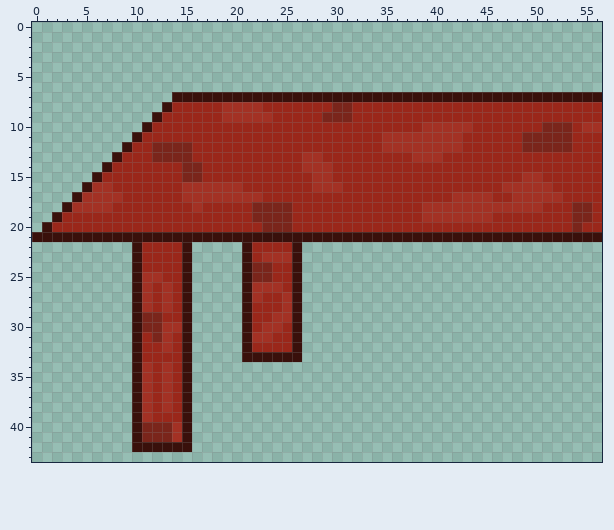
Pixel-art sprite, stored at images/table_left.png. The picture above was drawn from the file before the commit.
The file is 57x44 pixels.
After the commit:
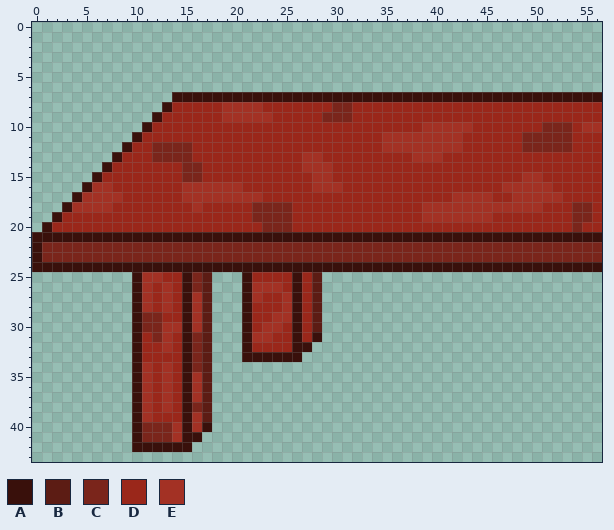
Palette (. is transparent): A #39100b  B #5c1c14  C #7a251b  D #9a271a  E #a33124
Changes in this commit:
y 22: x 0..56 ..........ADDDDA.....ADDDDA.............................. -> ACCCCCCCCCCCCCCCCCCCCCCCCCCCCCCCCCCCCCCCCCCCCCCCCCCCCCCCC
y 23: x 0..56 ..........ADDDDA.....ADEEEA.............................. -> ACCCCCCCCCCCCCCCCCCCCCCCCCCCCCCCCCCCCCCCCCCCCCCCCCCCCCCCC
y 24: x 0..9 .......... -> AAAAAAAAAA; x 11..14 DDDD -> AAAA; x 16..20 ..... -> AAAAA; x 22..25 CCDD -> AAAA; x 27..56 .............................. -> AAAAAAAAAAAAAAAAAAAAAAAAAAAAAA
y 25: x 16..17 .. -> CB; x 22..23 CC -> DD; x 27..28 .. -> DB
y 26: x 16..17 .. -> CB; x 27..28 .. -> DB
y 27..30: x 16..17 .. -> EB; x 27..28 .. -> DB
y 31: x 16..17 .. -> CB; x 27..28 .. -> DA
y 32: x 16..17 .. -> CB; x 27 . -> A
y 33..34: x 16..17 .. -> CB
y 35..37: x 16..17 .. -> EB
y 38: x 16..17 .. -> CB
y 39: x 16..17 .. -> EB
y 40: x 16..17 .. -> EA
y 41: x 16 . -> A
Pixel boxes of the changes (left, top, right, bottom) in both pictures:
changed: (32, 242, 602, 442)
